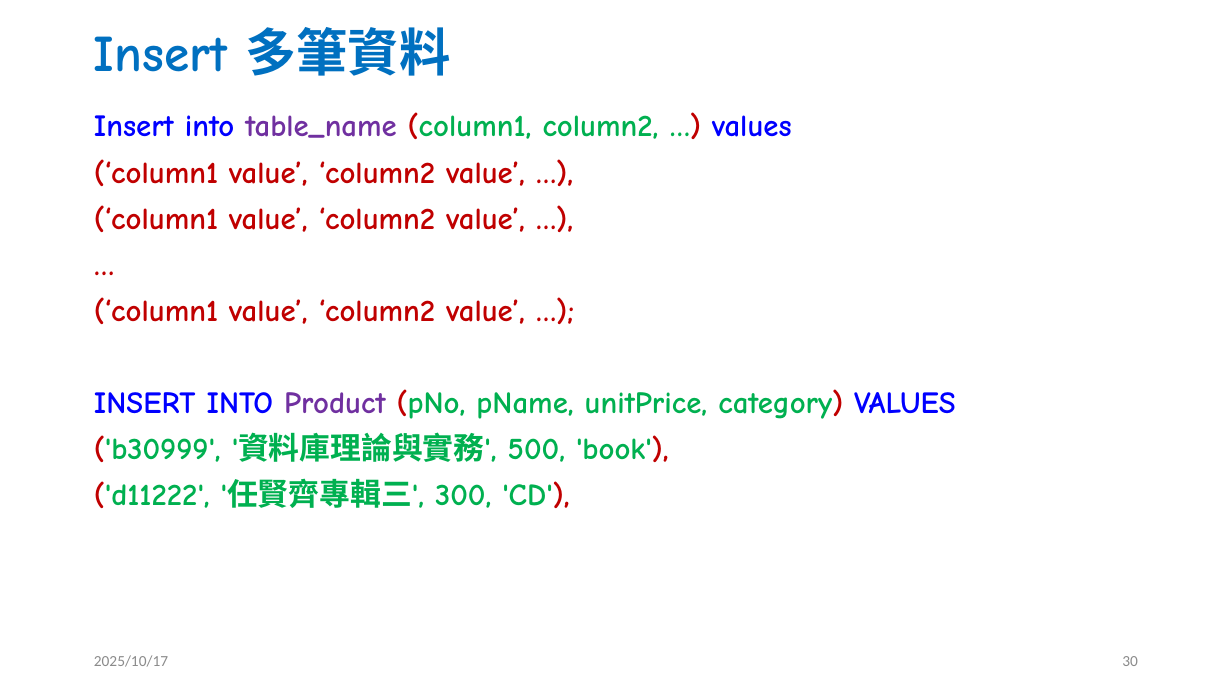
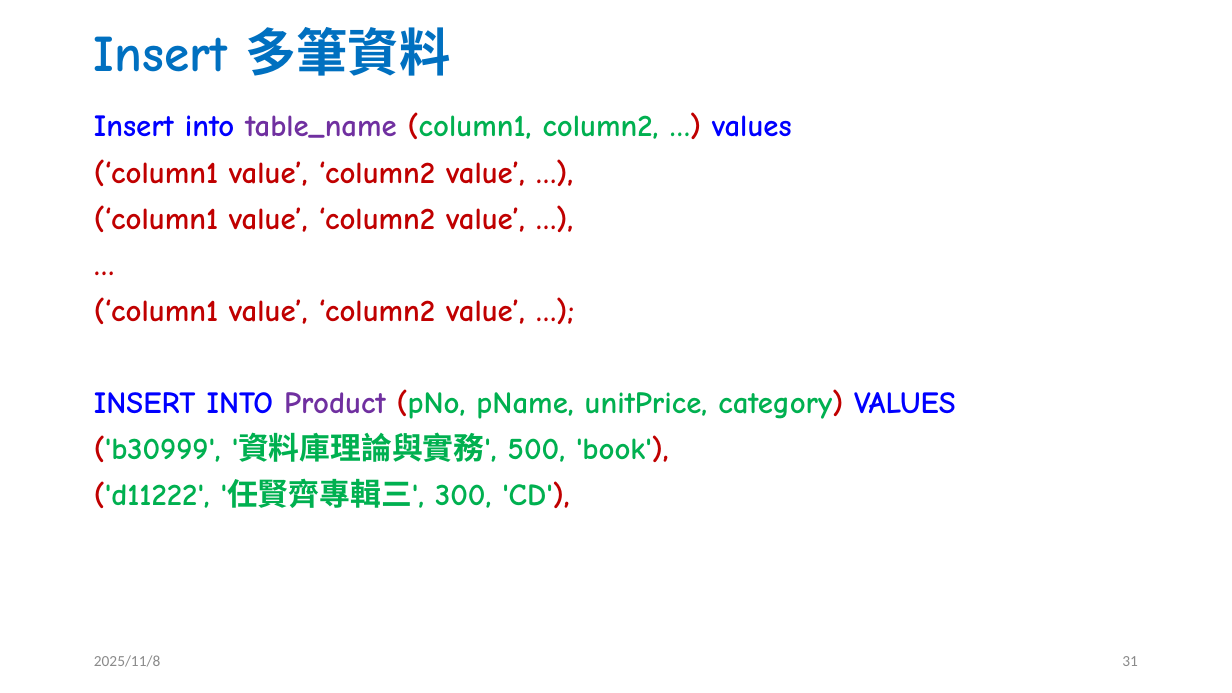
Before and after one commit to jc7qx/2025DB, a slide deck: slide 31 of slides/w11SQL1.pptx (slide 30 before the commit). Drawn at 1232x693 pixels with LibreOffice and Linux fonts; fonts in the diff are those of the drawing. Boxes give left, top, right and bottom in pixels: in the first picture for what was removed or moved away, otherwise in the second. Text is boxed around its words. In the diff, an @@ line names an element or a change of style, - is before the commit and + after.

```diff
--- a/slides/w11SQL1.pptx
+++ b/slides/w11SQL1.pptx
@@ text at bbox=[94, 655, 160, 667]: text changed @@
-2025/10/17
+2025/11/8
@@ page number at bbox=[1122, 656, 1138, 666]: text changed @@
-30
+31
```
Also in this commit, not shown: 49 other slides changed, 1 slide added, 5 other files.
